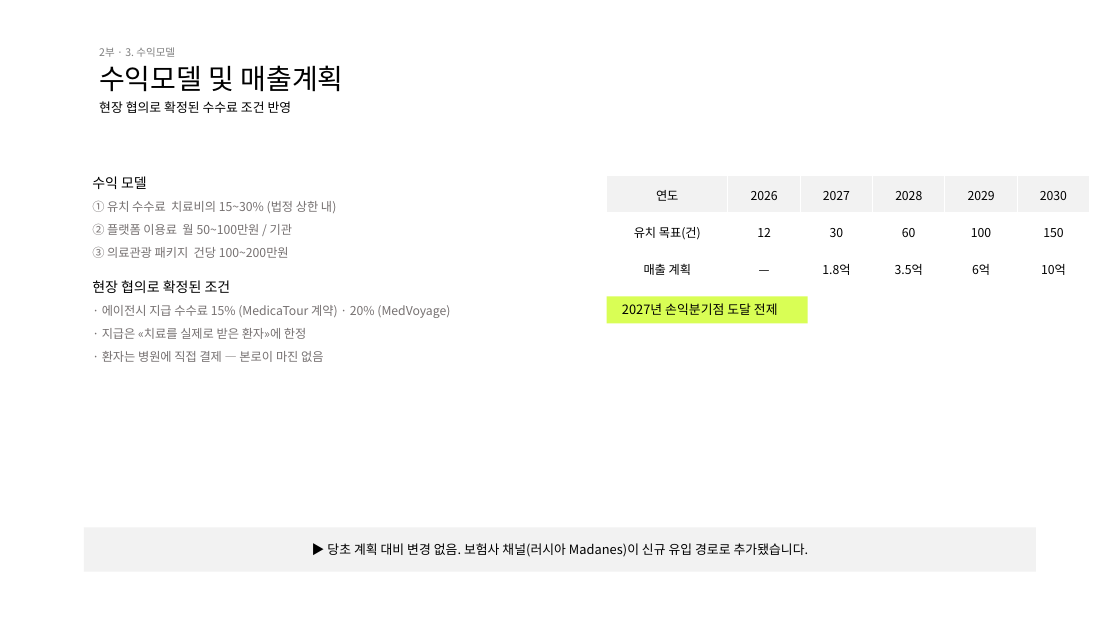
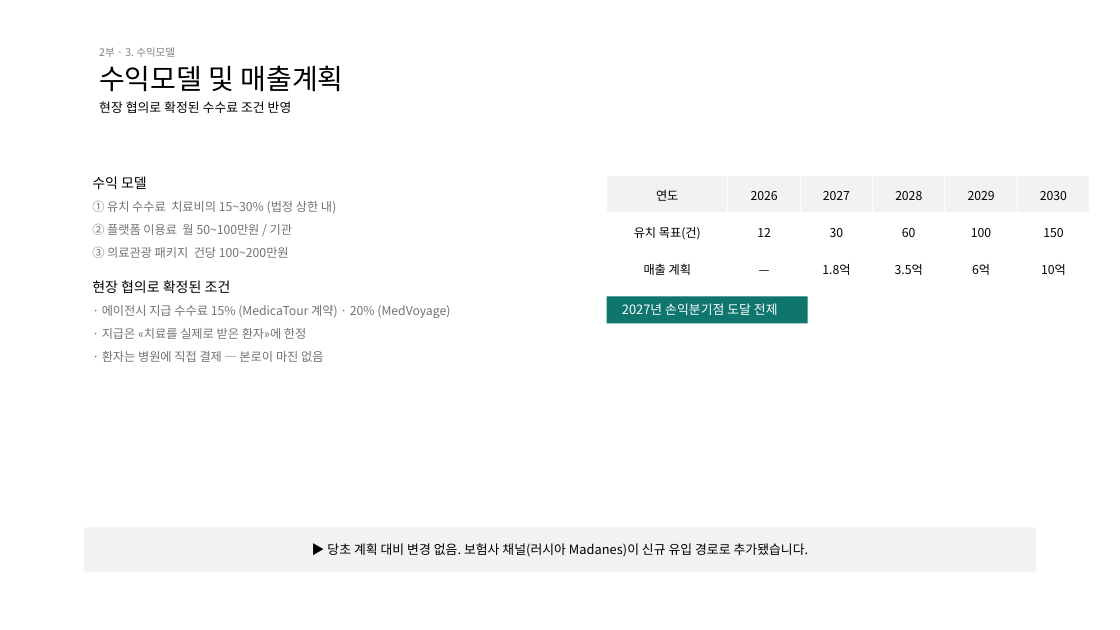
Before and after one commit to bonroi2296-tech/HEALO_KHIDI, a slide deck: slide 18 of docs/presentations/KHIDI_중간보고_20260827.pptx. Drawn at 1120x630 pixels with LibreOffice and Linux fonts; fonts in the diff are those of the drawing. Boxes give left, top, right and bottom in pixels: in the first picture for what was removed or moved away, otherwise in the second. Text is boxed around its words. In the diff, an @@ line names an element or a change of style, - is before the commit and + after.

```diff
--- a/docs/presentations/KHIDI_중간보고_20260827.pptx
+++ b/docs/presentations/KHIDI_중간보고_20260827.pptx
@@ rectangle at [607, 297, 807, 323]: fill #D9FE55 to #0F766E @@
@@ text "2027년 손익분기점 도달 전제" at [622, 303, 778, 315]: text colour #000000 to #FFFFFF @@
```
Also in this commit, not shown: 7 other slides changed, 2 other files.
